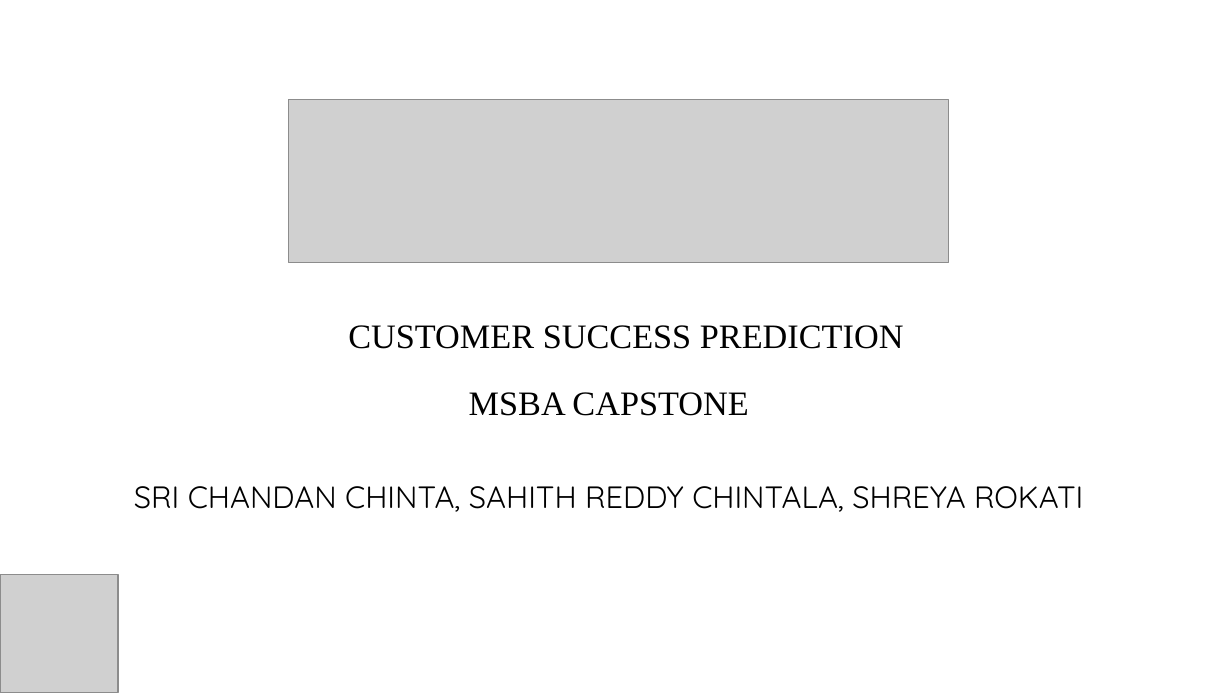
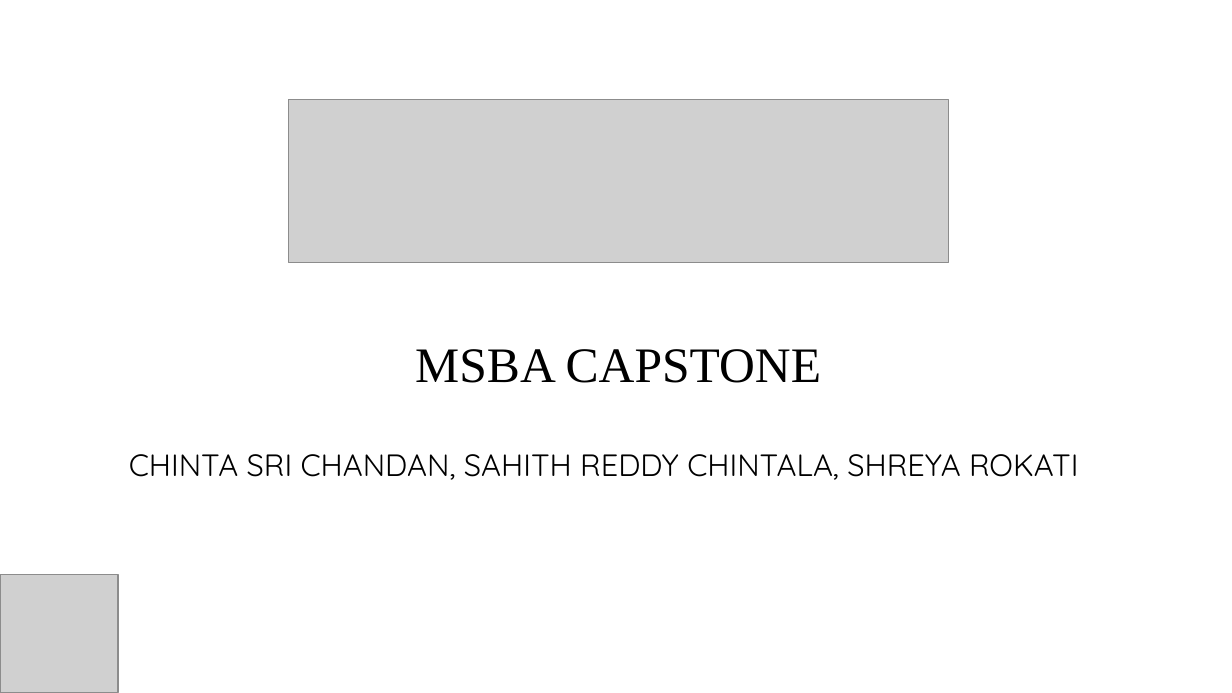
Before and after one commit to ShreyaRokati/MSBA-Capstone-Team-Submission, a slide deck: slide 1 of MSBA Capestone Presentation .pptx. Drawn at 1232x693 pixels with LibreOffice and Linux fonts; fonts in the diff are those of the drawing; grey boxes stand for pictures. Boxes give left, top, right and bottom in pixels: in the first picture for what was removed or moved away, otherwise in the second. Text is boxed around its words. In the diff, an @@ line names an element or a change of style, - is before the commit and + after.

```diff
--- a/MSBA Capestone Presentation .pptx
+++ b/MSBA Capestone Presentation .pptx
@@ text "MSBA CAPSTONE": place and size @@
-text "MSBA CAPSTONE" at [469,392,748,416]
+text "MSBA CAPSTONE" at [415,349,821,383]
@@ text "MSBA CAPSTONE" at [415,349,821,383]: size 20 to 29 pt @@
@@ text removed at [348,325,904,349] @@
-CUSTOMER SUCCESS PREDICTION
@@ subtitle at [129,454,1078,480]: text changed @@
-SRI CHANDAN CHINTA, SAHITH REDDY CHINTALA, SHREYA ROKATI
+CHINTA SRI CHANDAN, SAHITH REDDY CHINTALA, SHREYA ROKATI
```
Also in this commit, not shown: 8 other slides changed, 1 slide added.
